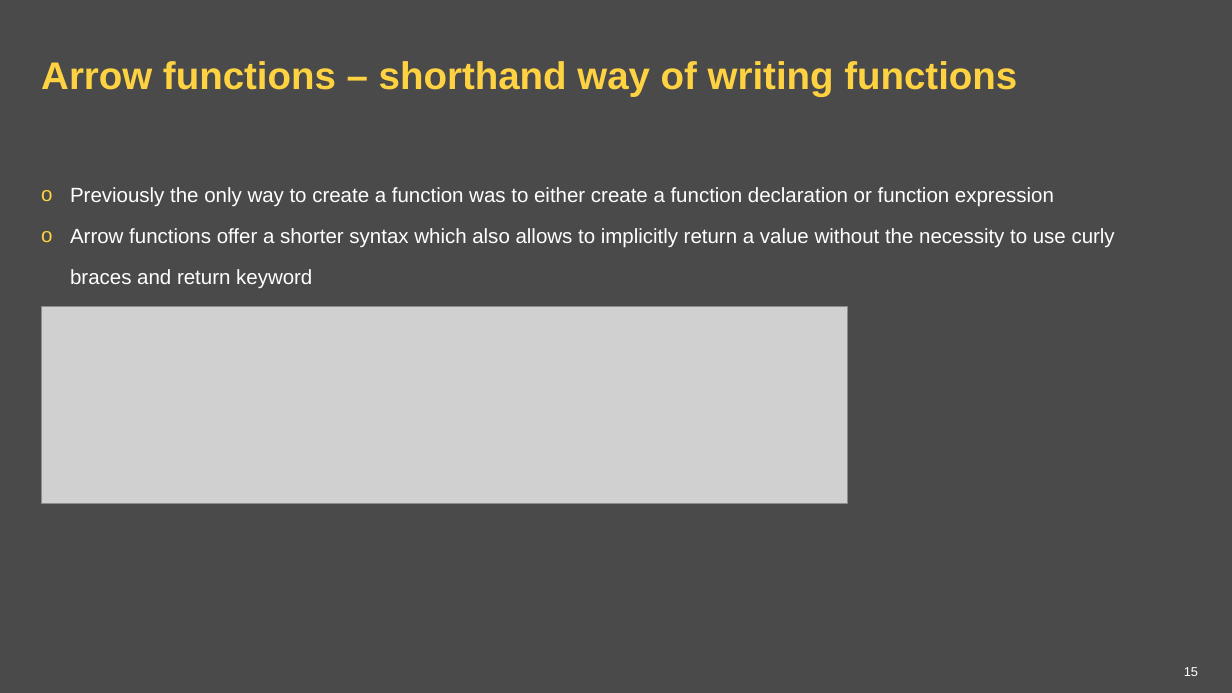
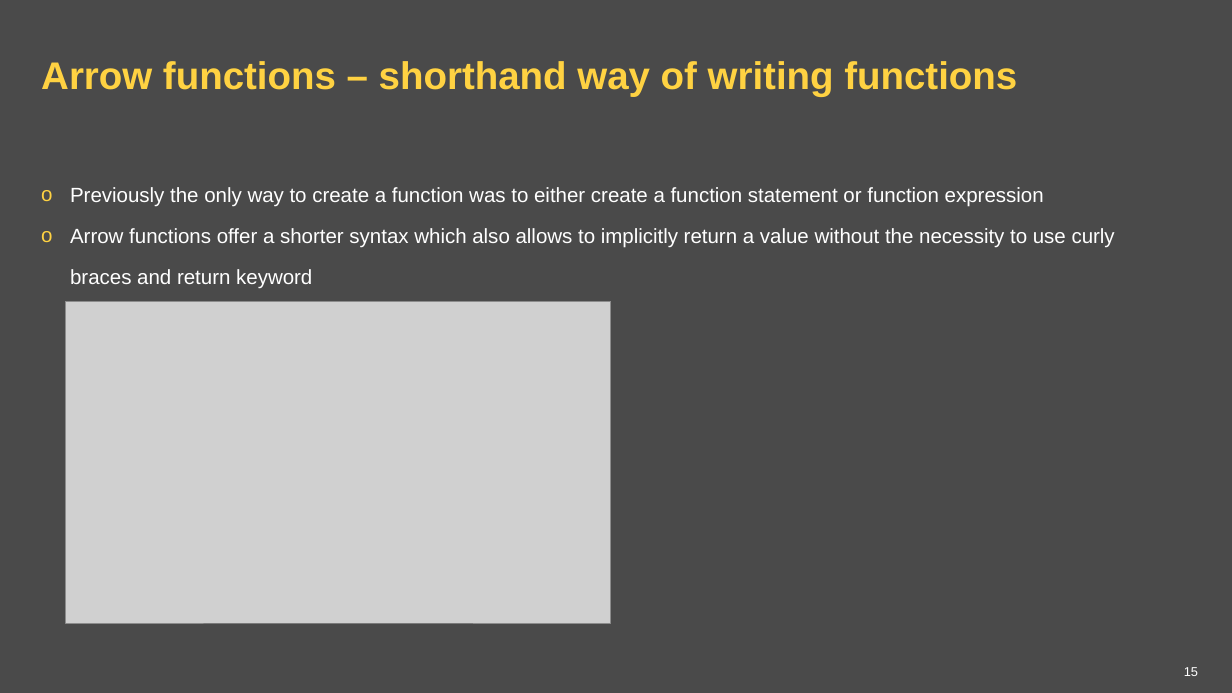
Before and after one commit to ppuzio/react-course-examples, a slide deck: slide 15 of React BEST course.pptx. Drawn at 1232x693 pixels with LibreOffice and Linux fonts; fonts in the diff are those of the drawing; grey boxes stand for pictures; background and template pictures are left out. Boxes give left, top, right and bottom in pixels: in the first picture for what was removed or moved away, otherwise in the second. Text is boxed around its words. In the diff, an @@ line names an element or a change of style, - is before the commit and + after.

```diff
--- a/React BEST course.pptx
+++ b/React BEST course.pptx
@@ text at [70,187,1044,207]: text changed @@
-o Previously the only way to create a function was to either create a function declaration or function expression
+o Previously the only way to create a function was to either create a function statement or function expression
@@ picture removed at [42,307,848,504] @@
@@ picture added at [66,301,611,623] @@
```
Also in this commit, not shown: 6 other slides changed, 1 other file.
